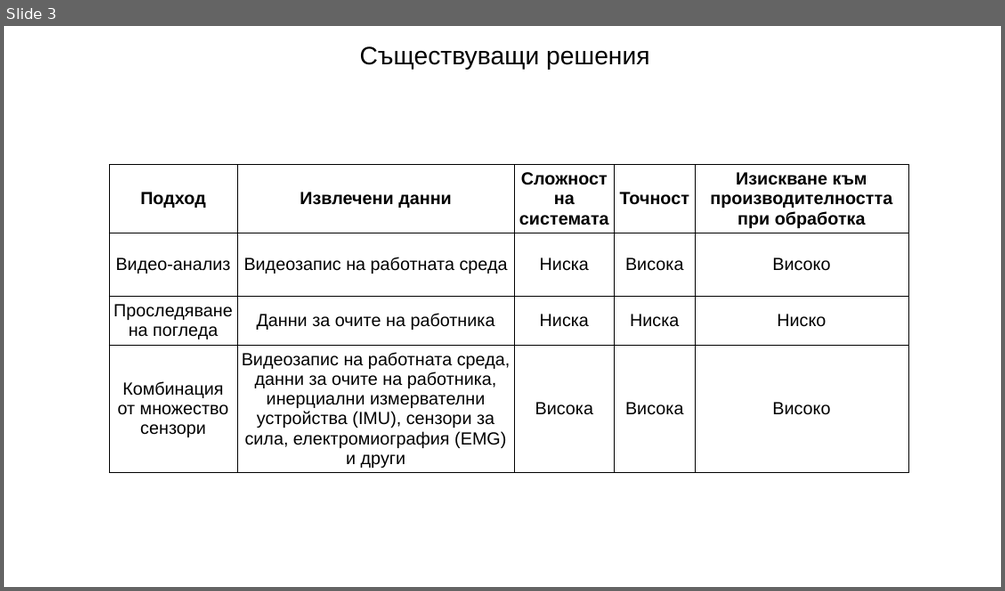
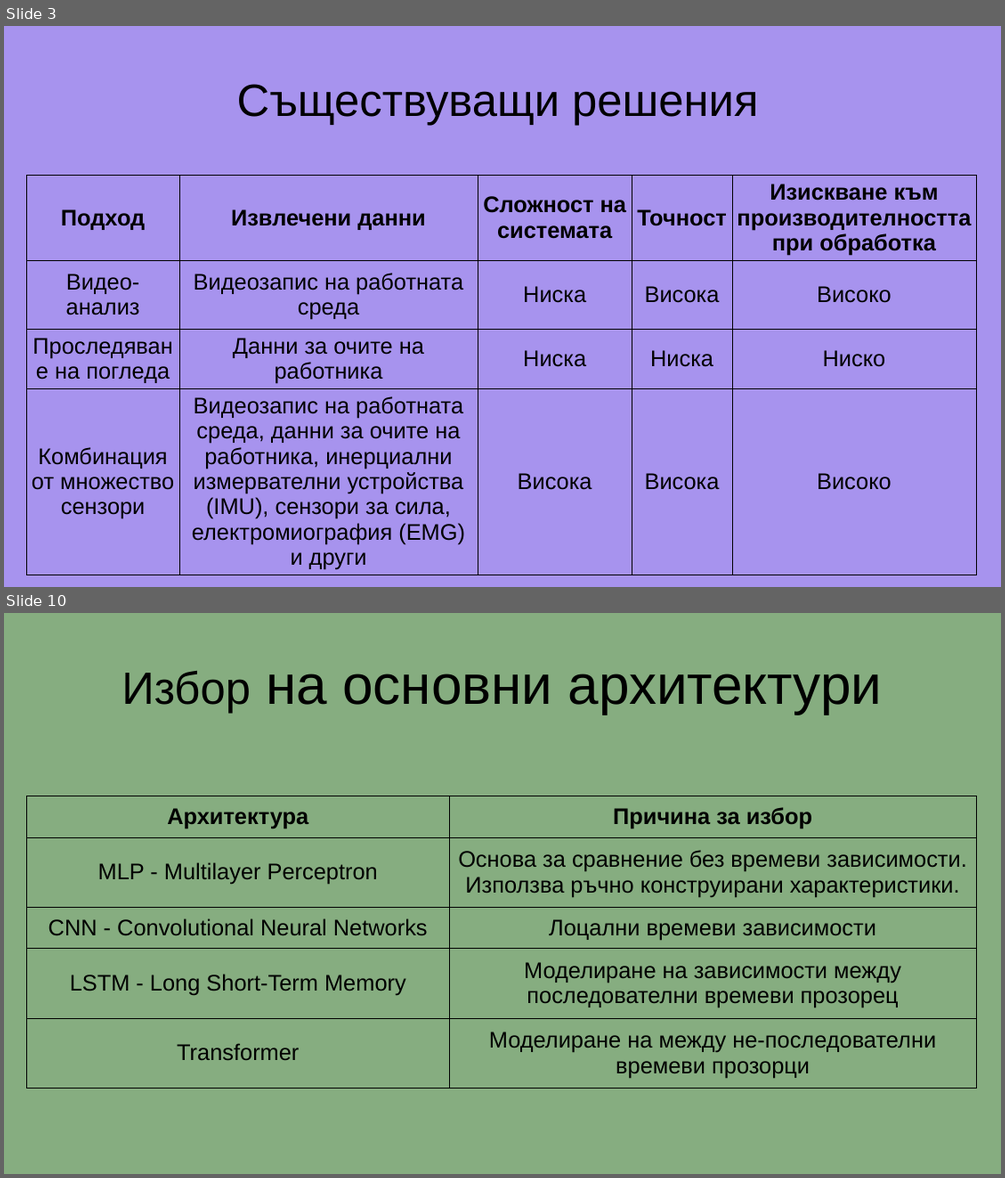
Before and after one commit to GeorgeChaparov/University-Theses, a slide deck: Presentation.odp. Shown one above the other, each under a label of ours: slide 3 before the commit, slides 3 and 10 after it; the slides between them are not shown. The pictures are 1005x591 and 1005x1178 pixels, drawn with LibreOffice and Linux fonts; fonts in the diff are those of the drawing. Boxes give left, top, right and bottom in pixels: in the first picture for what was removed or moved away, otherwise in the second. Text is boxed around its words. In the diff, an @@ line names an element or a change of style, - is before the commit and + after.

```diff
--- a/Presentation.odp
+++ b/Presentation.odp
@@ slide 10 added at (x1=4, y1=613, x2=1001, y2=1174), background #86AD80 @@
@@ title added at (x1=121, y1=671, x2=882, y2=714), 44 pt, text #000000 @@
+Избор на основни архитектури
@@ table added at (x1=26, y1=795, x2=977, y2=1088), 5 rows, 2 columns @@
+Архитектура | Причина за избор
+MLP - Multilayer Perceptron | Основа за сравнение без времеви зависимости. Използва ръчно конструирани характеристики.
+CNN - Convolutional Neural Networks | Лоцални времеви зависимости
+LSTM - Long Short-Term Memory | Моделиране на зависимости между последователни времеви прозорец
+Transformer | Моделиране на между не-последователни времеви прозорци
@@ slide 3 changed as well @@
@@ background #FFFFFF to #A793EE @@
@@ text "Съществуващи решения" moved from (x1=360, y1=46, x2=649, y2=70) to (x1=237, y1=84, x2=758, y2=126) @@
@@ text "Съществуващи решения" at (x1=237, y1=84, x2=758, y2=126): size 20 to 36 pt @@
@@ table at (x1=26, y1=176, x2=977, y2=573) @@
@@ size 14 to 18 pt @@
@@ table resized from (x1=109, y1=164, x2=908, y2=471) to (x1=26, y1=176, x2=977, y2=573) @@
```
Also in this commit, not shown: 2 other slides changed, 18 other slides added, 12 slides removed, 3 other files.
